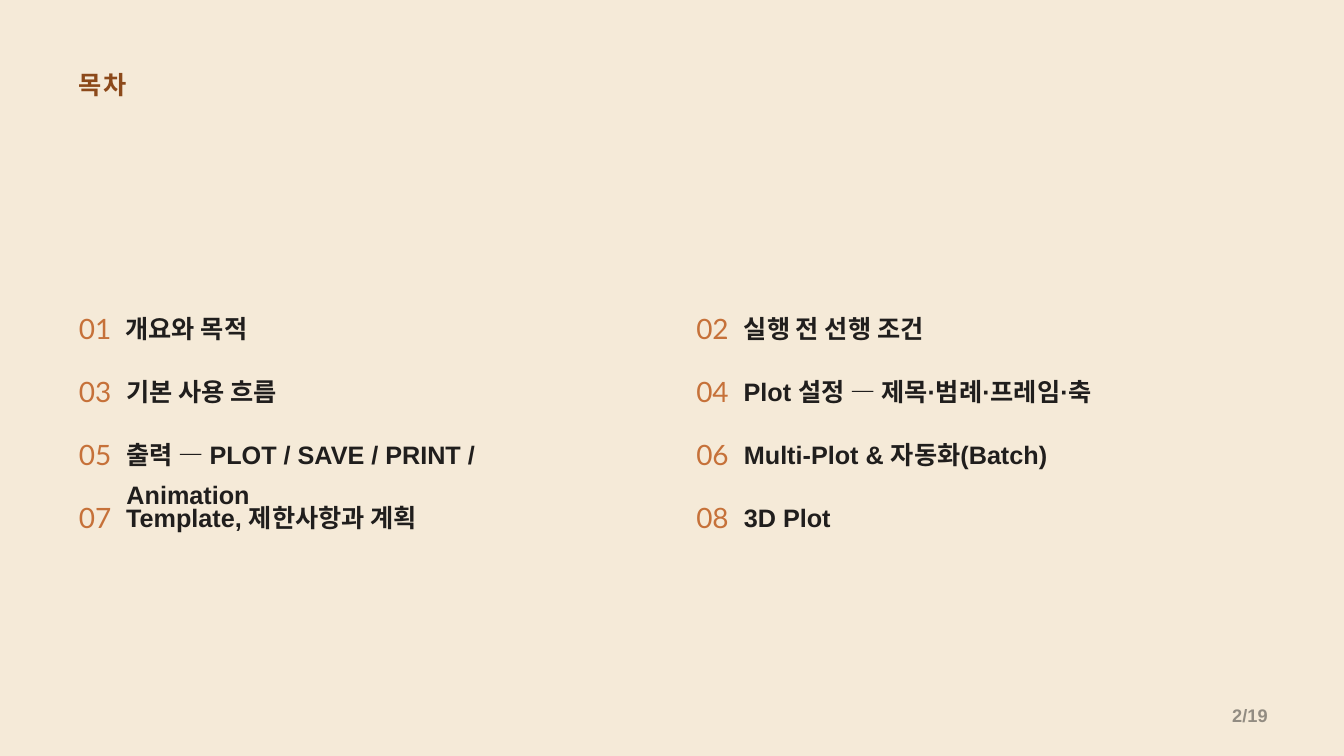
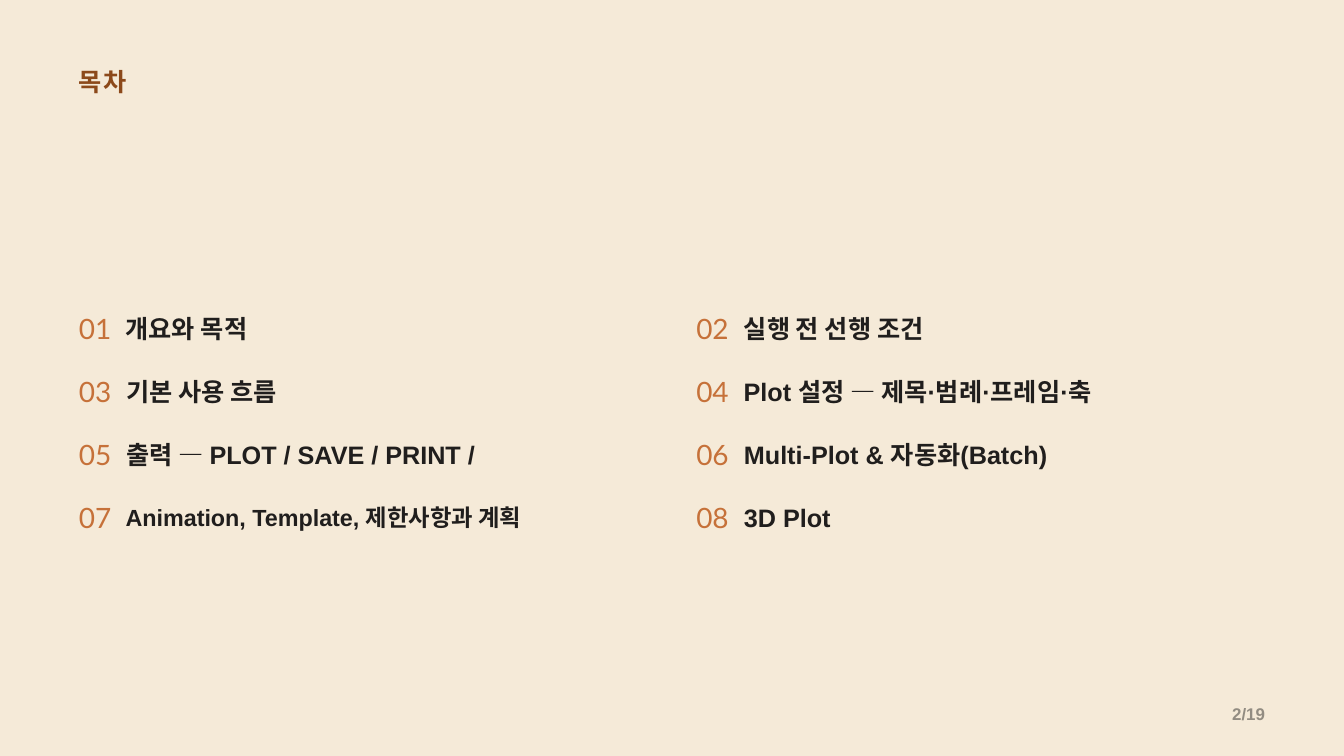
Before and after one commit to CWKIM113/CathPlot_Pub, a slide deck: slide 2 of CathPlot_Deck.pptx. Drawn at 1344x756 pixels with LibreOffice and Linux fonts; fonts in the diff are those of the drawing. Boxes give left, top, right and bottom in pixels: in the first picture for what was removed or moved away, otherwise in the second. Text is boxed around its words. In the diff, an @@ line names an element or a change of style, - is before the commit and + after.

```diff
--- a/CathPlot_Deck.pptx
+++ b/CathPlot_Deck.pptx
@@ text "목차" at box(79, 70, 127, 94): line spacing 0.94 to 0.84 @@
@@ text at box(126, 443, 461, 467): text changed @@
-출력 — PLOT / SAVE / PRINT / Animation
+출력 — PLOT / SAVE / PRINT /
@@ text at box(126, 506, 521, 531): text changed; size 27 to 25 pt @@
-Template, 제한사항과 계획
+Animation, Template, 제한사항과 계획
@@ text "2/19" at box(1232, 708, 1265, 720): size 19.5 to 18 pt @@
```
Also in this commit, not shown: 18 other slides changed.
